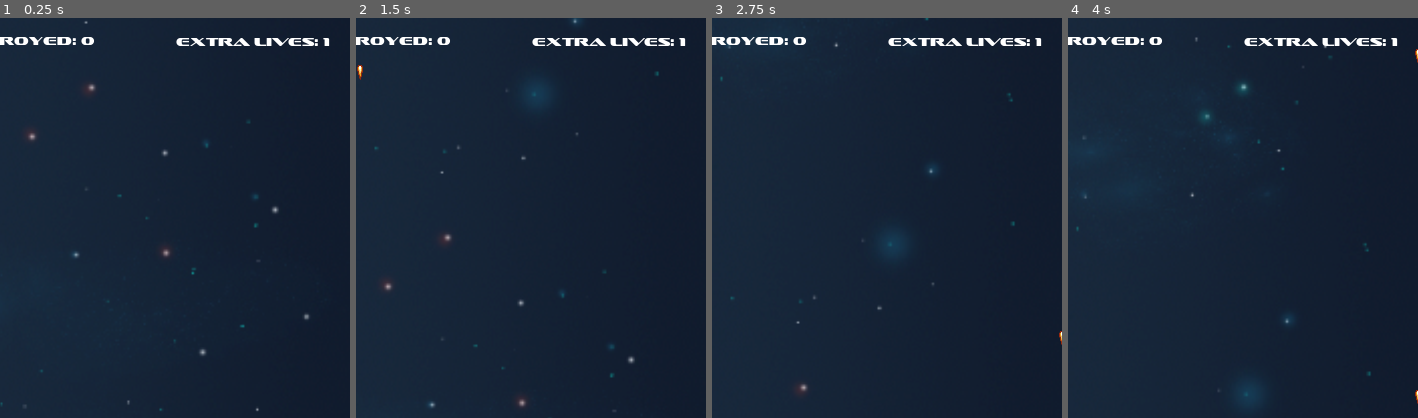
Above: before the commit, frames 1-4 (left to right).
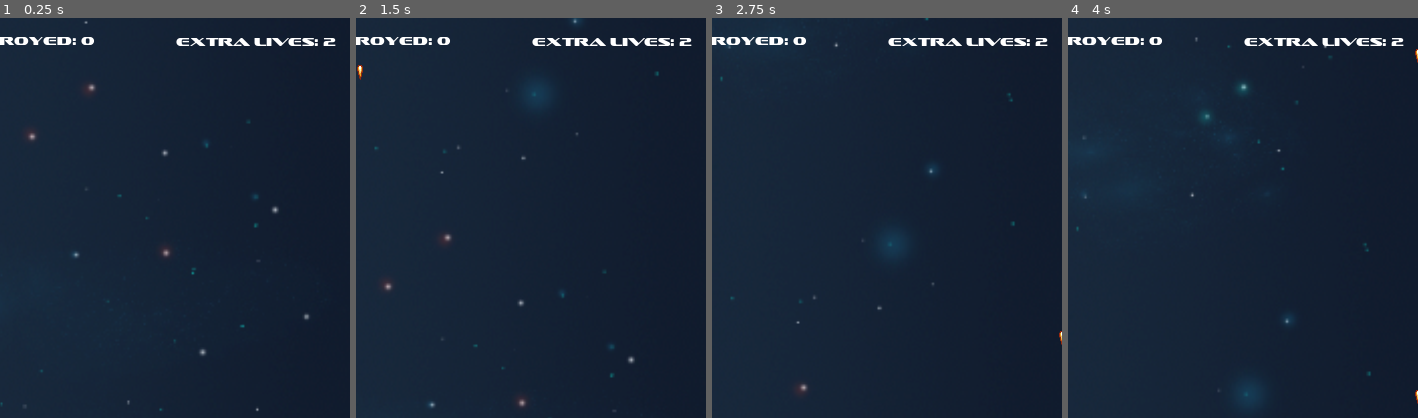
Above: after the commit, the same moments.

Repository: jdibble21/FP-Space-Odyssey
Game: Godot game, scene res://src/LevelTwo/LevelTwo.tscn
Two runs of this game, one before a commit and one after it. Both use one fixed random seed, a clock stepped at 60 frames per second and the inputs below. This scene is started directly instead of the project's main scene. Sound files missing from this copy of the repository are replaced by a short silence.
Inputs (mouse positions are % of the whole screen's width and height, from its top left):
- Up to frame 1 (0.25 s): no input
- Up to frame 2 (1.5 s): move the mouse to (72, 45) at 0.52 s; press the mouse at (72, 45) at 0.53 s; hold D (move_right) 0.53-1.28 s; move the mouse to (30, 55) at 1.27 s; release the mouse at (30, 55) at 1.28 s; hold S (move_down) from 1.28 s (still down); click (30, 55) at 1.35 s
- Up to frame 3 (2.75 s): move the mouse to (60, 28) at 2.02 s; release S (move_down) at 2.03 s; press the mouse at (60, 28) at 2.03 s; hold D (move_right) from 2.03 s (still down)
- Up to frame 4 (4 s): move the mouse to (45, 70) at 2.77 s; release D (move_right) at 2.78 s; release the mouse at (45, 70) at 2.78 s; hold W (move_up) 2.78-3.53 s; click (45, 70) at 2.85 s; move the mouse to (80, 65) at 3.52 s; press the mouse at (80, 65) at 3.53 s; hold A (move_left) from 3.53 s (still down)
The pictures show only the part of the screen within x 50-100%, y 0-50%; the shares and areas given below are measured in that part.

The runs differ from the first frame. In frame 1, less than 0.1% of the frame differs, in the area x 92-96%, y 5-7%; in frame 2, less than 0.1%; in frame 3, less than 0.1%; in frame 4, less than 0.1%.

Commit message:
Add new standard enemy

Diff:
--- a/project/src/LevelOne/LevelOne.tscn
+++ b/project/src/LevelOne/LevelOne.tscn
@@ -96,7 +96,7 @@
 
 [node name="TransitionScreen" type="Sprite" parent="."]
 light_mask = 31775
-position = Vector2( 349.911, 265 )
+position = Vector2( 351.158, -553.247 )
 scale = Vector2( 1.37576, 2.01195 )
 texture = ExtResource( 13 )
 
--- a/project/src/LevelTwo/LevelTwo.gd
+++ b/project/src/LevelTwo/LevelTwo.gd
@@ -4,29 +4,32 @@
 
 const SPEED := 2
 
-export (PackedScene) var _asteroid_one
+export (PackedScene) var _asteroid_hazard
 var _ships_destroyed := 0
+var _scrolling_enabled := true
+var _boss_fight_time := 0.0
 
 onready var _HUD := $HUD
 onready var _background := $ParallaxBackground/ParallaxLayer
 onready var _menu_scene := load("res://src/Menu.tscn")
-onready var _gameplay_scene = load("res://src/LevelOne/LevelOne.tscn")
+onready var _gameplay_scene = load("res://src/LevelTwo/LevelTwo.tscn")
 
 func _ready():
 # warning-ignore:return_value_discarded
 	$Player.connect("player_defeated",self,"_on_player_defeat")
 # warning-ignore:return_value_discarded
-	$Player.connect("enemy_destroyed",self,"_add_score")
 	$Player.current_pos = $PlayerSpawn.position
 	$PauseMenu/PausePanel.hide()
 	$MusicLoop.play()
 
 func _physics_process(_delta):
-	if _background.position.y >= 800:
-		_background.motion_offset.y = 0
-	_background.motion_offset.y += SPEED
+	if _scrolling_enabled:
+		if _background.position.y >= 815:
+			_background.motion_offset.y = 0
+		_background.motion_offset.y += SPEED
 	$HUD/TimeLabel.text = "TIME: " + str(_HUD.rounded_time)
 	$HUD/ScoreLabel.text = "SHIPS DESTROYED: " + str(_ships_destroyed)
+	$HUD/LivesLabel.text = "EXTRA LIVES: " + str($Player.player_lives)
 
 func _process(_delta):
 	if Input.is_action_pressed("pause_game"):
@@ -34,33 +37,15 @@
 	if Input.is_action_pressed("return_to_menu"):
 		queue_free()
 		get_tree().get_root().add_child(_menu_scene.instance())
-	if _HUD.rounded_time >= 25:
-		_on_time_finished()
 
 
 func _on_player_defeat():
+	set_physics_process(false)
 	$HazardTimer.stop()
 	$HUD.set_process(false)
 	$MusicLoop.stop()
 	$HUD/DefeatLabel.show()
-	$HUD/FinalScoreLabel.show()
-	$HUD/FinalScoreLabel.text = "Total Ships Destroyed: " + str(_ships_destroyed)
-	$ShipSpawns/FormationSpawnTimer.stop()
 	$Player.queue_free()
-
-
-func _on_time_finished():
-	$HazardTimer.stop()
-	$HUD.set_process(false)
-	$HUD/GameOverLabel.show()
-	$HUD/FinalScoreLabel.show()
-	$HUD/FinalScoreLabel.text = "Total Ships Destroyed: " + str(_ships_destroyed)
-	$MusicLoop.stop()
-	set_physics_process(false)
-	$ShipSpawns/FormationSpawnTimer.stop()
-	$Player/ShipExhaustSprite.hide()
-	$Player/ShipSprite.hide()
-	$Player.set_process(false)
 
 
 func _on_pause_pressed():
@@ -73,6 +58,5 @@
 
 
 func _on_hazard_timer_timeout():
-	# Refactor to randomly add different types later
-	var _new_hazard = _asteroid_one.instance()
+	var _new_hazard = _asteroid_hazard.instance()
 	add_child(_new_hazard)
--- a/project/src/LevelTwo/LevelTwo.tscn
+++ b/project/src/LevelTwo/LevelTwo.tscn
@@ -1,14 +1,18 @@
-[gd_scene load_steps=7 format=2]
+[gd_scene load_steps=10 format=2]
 
+[ext_resource path="res://src/LevelTwo/LevelTwoShipSpawns.gd" type="Script" id=1]
 [ext_resource path="res://src/LevelTwo/LevelTwo.gd" type="Script" id=2]
 [ext_resource path="res://src/PauseMenu.tscn" type="PackedScene" id=3]
 [ext_resource path="res://src/Player/Player.tscn" type="PackedScene" id=4]
 [ext_resource path="res://src/Player/HUD.tscn" type="PackedScene" id=5]
+[ext_resource path="res://src/AsteroidHazards/AsteroidHazardOne.tscn" type="PackedScene" id=6]
+[ext_resource path="res://src/LevelCompleteMenu.tscn" type="PackedScene" id=7]
 [ext_resource path="res://assets/PixelSpaceRage/PixelBackgroundSeamlessVertically.png" type="Texture" id=8]
 [ext_resource path="res://assets/sound_assets/443865__vabsounds__laserattack.ogg" type="AudioStream" id=9]
 
 [node name="LevelTwo" type="Node2D"]
 script = ExtResource( 2 )
+_asteroid_hazard = ExtResource( 6 )
 
 [node name="HUD" parent="." instance=ExtResource( 5 )]
 
@@ -31,13 +35,14 @@
 centered = false
 
 [node name="ShipSpawns" type="Node" parent="."]
+script = ExtResource( 1 )
 
 [node name="FormationSpawnTimer" type="Timer" parent="ShipSpawns"]
 wait_time = 4.0
 autostart = true
 
 [node name="HazardTimer" type="Timer" parent="."]
-wait_time = 10.0
+wait_time = 5.0
 autostart = true
 
 [node name="PlayerSpawn" type="Position2D" parent="."]
@@ -48,5 +53,7 @@
 volume_db = -9.087
 
 [node name="PauseMenu" parent="." instance=ExtResource( 3 )]
+
+[node name="LevelCompleteMenu" parent="." instance=ExtResource( 7 )]
 [connection signal="timeout" from="ShipSpawns/FormationSpawnTimer" to="ShipSpawns" method="_on_FormationSpawnTimer_timeout"]
 [connection signal="timeout" from="HazardTimer" to="." method="_on_hazard_timer_timeout"]
--- /dev/null
+++ b/project/src/LevelTwo/LevelTwoShipSpawns.gd
@@ -0,0 +1,27 @@
+# Handles spawning of Level one ships via separate formations randomly
+# selected each spawn wave, handled by a timer timeout() function
+extends Node
+
+signal boss_released
+signal ship_destroyed
+
+const MAX_FORMATIONS := 8
+
+export (PackedScene) var _boss
+export (PackedScene) var _basic_ship
+export (PackedScene) var _advanced_ship
+
+var _speed_formation := {
+	"pos1":[502,-70],
+	"pos2":[207,-70],
+}
+var _basic_formation_one := {
+	"pos1":[78,-41],
+	"pos2":[134,-41],
+	"pos3":[181,-41]
+}
+var _basic_formation_two := {
+	"pos1":[50,-153],
+	"pos2":[99,-110],
+	"pos3":[149,-79]
+}
--- a/project/src/Player/Player.tscn
+++ b/project/src/Player/Player.tscn
@@ -28,15 +28,15 @@
 "name": "normal",
 "speed": 5.0
 }, {
+"frames": [ ExtResource( 3 ), ExtResource( 4 ) ],
+"loop": false,
+"name": "turning",
+"speed": 10.0
+}, {
 "frames": [ ExtResource( 16 ), ExtResource( 18 ), ExtResource( 13 ), ExtResource( 14 ), ExtResource( 11 ), ExtResource( 9 ), ExtResource( 12 ), ExtResource( 15 ), ExtResource( 17 ) ],
 "loop": true,
 "name": "destroyed",
 "speed": 26.0
-}, {
-"frames": [ ExtResource( 3 ), ExtResource( 4 ) ],
-"loop": false,
-"name": "turning",
-"speed": 10.0
 } ]
 
 [sub_resource type="SpriteFrames" id=2]
Binary file added: project/assets/PixelSpaceRage/256px/Enemy02Green_Frame_1_png_processed.png
Not shown, added: project/assets/PixelSpaceRage/256px/Enemy02Green_Frame_1_png_processed.png.import
